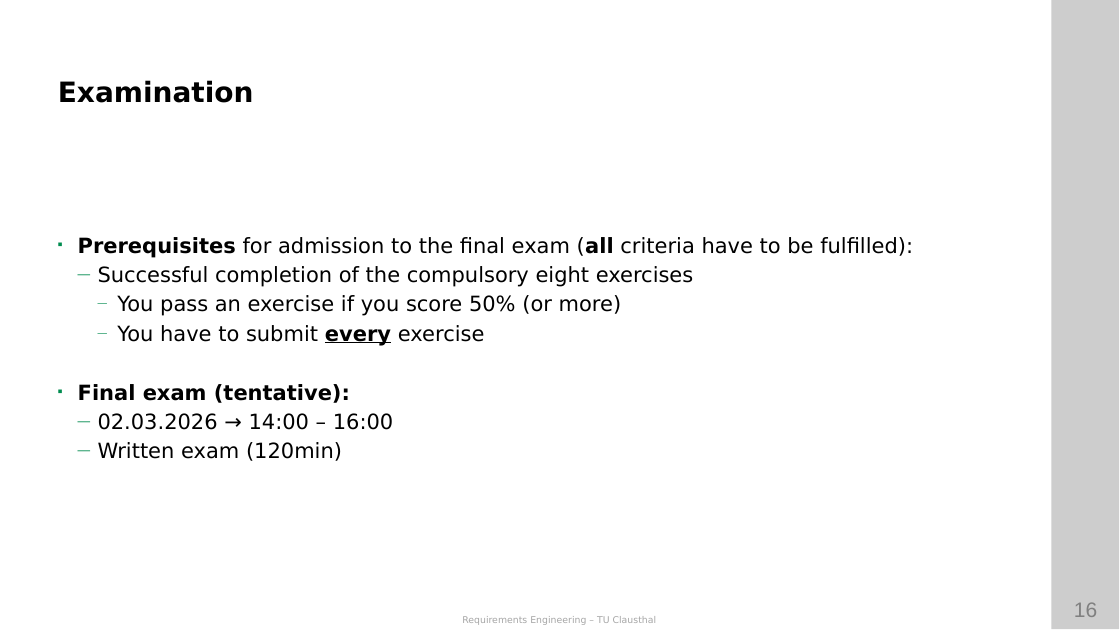
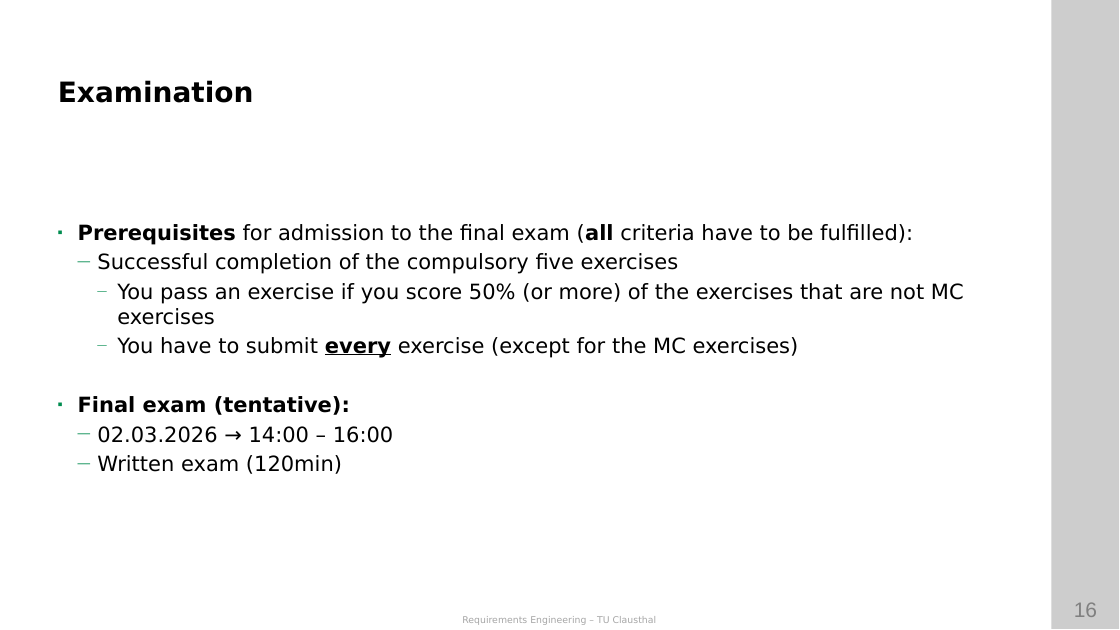
Before and after one commit to ETCE-LAB/teaching-material, a slide deck: slide 16 of Requirements-Engineering/RE-L00-Organization.pptx. Drawn at 1120x630 pixels with LibreOffice and Linux fonts; fonts in the diff are those of the drawing; background and template pictures are left out. Boxes give left, top, right and bottom in pixels: in the first picture for what was removed or moved away, otherwise in the second. Text is boxed around its words. In the diff, an @@ line names an element or a change of style, - is before the commit and + after.

```diff
--- a/Requirements-Engineering/RE-L00-Organization.pptx
+++ b/Requirements-Engineering/RE-L00-Organization.pptx
@@ text at [97,253,964,358]: text changed @@
-  — Successful completion of the compulsory eight exercises
-    — You pass an exercise if you score 50% (or more)
-    — You have to submit every exercise
+  — Successful completion of the compulsory five exercises
+    — You pass an exercise if you score 50% (or more) of the exercises that are not MC exercises
+    — You have to submit every exercise (except for the MC exercises)
```
Also in this commit, not shown: 3 other slides changed, 1 other file.
